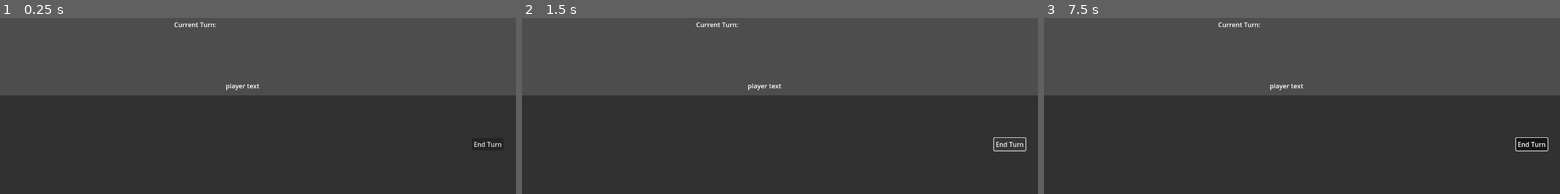
Above: before the commit, frames 1-3 (left to right).
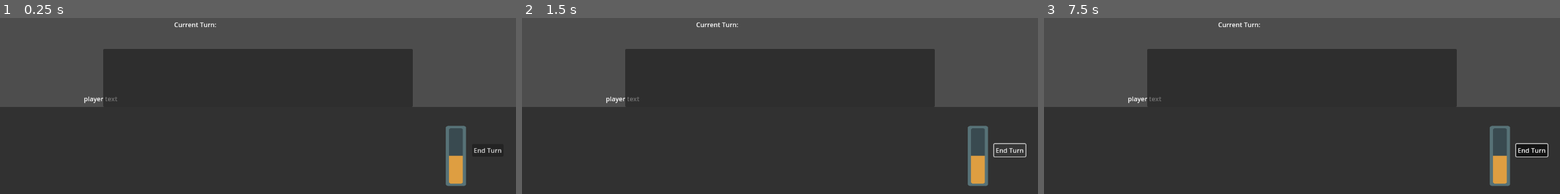
Above: after the commit, the same moments.

Repository: areardon1928/hayisforhonses
Game: Godot game, scene res://board/game_board.tscn
Same seed, same stepped clock (60 frames per second), same inputs: the game is played once before the commit and once after it. This scene is started directly instead of the project's main scene. The engine's default icon, where the game draws it, is replaced by a stand-in: a white triangle on a blue panel in a dark square.
Inputs (mouse positions are in pixels of both pictures, inside the frame that each line leads up to):
- Up to frame 1 (0.25 s): no input
- Up to frame 2 (1.5 s): click "End Turn" at 0.5 s; click "End Turn" at 1.25 s
- Up to frame 3 (7.5 s): click "End Turn" at 2 s; tap Enter at 2.75, 4.25, 5.75 s; move the mouse to (1415, 33) at 2.77 s; hold Space (ui_select) 2.78-3.53 s; move the mouse to (1198, 63) at 3.52 s; tap Space (ui_select) at 3.6, 3.77, 4.07, 5.1, 5.27, 5.57, 6.6, 6.77, 7.07 s; move the mouse to (outside the picture) at 4.27 s; hold Space (ui_select) 4.28-5.03 s; move the mouse to (1276, 107) at 5.02 s; move the mouse to (1456, 91) at 5.77 s; hold Space (ui_select) 5.78-6.53 s; move the mouse to (outside the picture) at 6.52 s; move the mouse to (1327, 49) at 7.27 s; hold Space (ui_select) from 7.28 s (still down)

The runs differ from the first frame. In frame 1, 20% of the frame differs, in the area x 0-100%, y 17-96%; in frame 2, 20%; in frame 3, 20%.
Error before the commit: Invalid access to property or key 'player_name' on a base object of type 'Nil'. (res://board/game_board.gd:15)
Error after the commit: Invalid access to property or key 'player_name' on a base object of type 'Nil'. (res://board/game_board.gd:19)

Commit message:
create base haystack and turn management stuff

Diff:
--- a/board/board_components/base_card/card_element.gd
+++ b/board/board_components/base_card/card_element.gd
@@ -7,15 +7,20 @@
 const action_card_style: StyleBoxFlat = preload("res://board/board_components/base_card/card_styles/action_type_card.tres")
 const honse_card_style: StyleBoxFlat = preload("res://board/board_components/base_card/card_styles/honse_type_card.tres")
 
+signal card_clicked(card_index: int)
+
 @onready var title_label: Label = %Title
 @onready var picture_texture: TextureRect = %Picture
 @onready var description_label: Label = %Description
 
 var card: Card # used to create the card
+var card_index: int # used to keep track of where card is in the hand/board
+var is_mouse_over: bool = false # used to check if card is clicked
 
-static func create_card_element(base_card: Card) -> CardElement:
+static func create_card_element(base_card: Card, index: int) -> CardElement:
 	var new_card_element: CardElement = card_element_scene.instantiate()
 	new_card_element.card = base_card
+	new_card_element.card_index = index
 	return new_card_element
 
 # Called when the node enters the scene tree for the first time.
@@ -33,14 +38,19 @@
 	else:
 		add_theme_stylebox_override('panel', honse_card_style)
 
+func _input(event):
+	if event.is_action_pressed('ui_select') && is_mouse_over:
+		card_clicked.emit(card_index)
 
 func _on_mouse_entered():
 	scale = Vector2(1.2, 1.2)
 	z_index = 2
+	is_mouse_over = true
 
 func _on_mouse_exited():
 	scale = Vector2(1,1)
 	z_index = 0
+	is_mouse_over = false
 # Called every frame. 'delta' is the elapsed time since the previous frame.
 func _process(delta):
 	pass
--- a/board/board_components/base_card/card_element.tscn
+++ b/board/board_components/base_card/card_element.tscn
@@ -28,6 +28,7 @@
 pivot_offset = Vector2(56, 79)
 size_flags_horizontal = 4
 size_flags_vertical = 4
+tooltip_text = "ffff"
 theme_override_styles/panel = ExtResource("1_nek8r")
 script = ExtResource("2_ve65y")
 
--- a/board/game_board.gd
+++ b/board/game_board.gd
@@ -2,30 +2,32 @@
 
 @onready var end_turn_button: Button = %EndTurnButton
 @onready var player_hand: HBoxContainer = %PlayerHand
+@onready var player_haystack: HBoxContainer = %PlayerHaystack
+@onready var player_hay_progress_bar: TextureProgressBar = %PlayerHayProgressBar
+@onready var player_hay_count_label: Label = %PlayerHayCountLabel
 
 var local_turn_order: Array[int] = []
 
-var test_card_1: Card = Card.new(0, Card.CardType.ACTION, 'Honse 1', 'test honse 1', 'res://icon.svg')
-var test_card_2: Card = Card.new(0, Card.CardType.HAYSTACK, 'hay', 'please?', 'res://assets/og_honse.jpeg')
+# TODO: This board has the potential to get really big...probably worth splitting into
+#	smaller scenes later
 
 # Called when the node enters the scene tree for the first time.
 func _ready():
 	GameManager.new_turn_begun.connect(on_new_turn_begun)
+	GameManager.card_dealt.connect(_on_card_dealt)
 	end_turn_button.pressed.connect(_on_end_turn_pressed)
 	$PlayerLabel.text = GameManager.get_player_info_by_id(multiplayer.get_unique_id()).player_name
 
-	var card_element_1: CardElement = CardElement.create_card_element(test_card_1)
-	var card_element_2: CardElement = CardElement.create_card_element(test_card_2)
-	player_hand.add_child(card_element_1)
-	player_hand.add_child(card_element_2)
-
 	#set up board in clockwise fashion
 	set_local_turn_order()
+	# Load Initial cards
+	load_initial_hand()
 	refresh_elements()
-# Called every frame. 'delta' is the elapsed time since the previous frame.
 
 func refresh_elements():
-	%CurrentTurnLabel.text = GameManager.get_player_info_by_id(GameManager.turn_order_list[GameManager.current_turn_index]).player_name
+	%CurrentTurnLabel.text = GameManager.get_player_info_by_id(GameManager.get_current_turn_player_id()).player_name
+	player_hay_count_label.text = str(GameManager.current_player_hay_value)
+	player_hay_progress_bar.value = GameManager.current_player_hay_value
 	if (GameManager.turn_order_list[GameManager.current_turn_index]) == multiplayer.get_unique_id():
 		end_turn_button.disabled = false
 	else:
@@ -36,9 +38,29 @@
 	local_turn_order.append_array(GameManager.turn_order_list.slice(player_turn_index))
 	local_turn_order.append_array(GameManager.turn_order_list.slice(0, player_turn_index))
 
+func load_initial_hand():
+	var i = 0
+	for card in GameManager.current_player_hand:
+		var card_element = CardElement.create_card_element(card, i)
+		card_element.card_clicked.connect(_on_hand_card_clicked)
+		player_hand.add_child(card_element)
+		i += 1
+
 func on_new_turn_begun():
-	print('new turn')
 	refresh_elements()
+
+func _on_hand_card_clicked(card_index: int):
+	# Check if its players turn
+	if GameManager.get_current_turn_player_id() == multiplayer.get_unique_id():
+		print('PLAYER CLICKED CARD')
+		print(card_index)
+	else:
+		print('not your turn')
+
+func _on_card_dealt(new_card: Card, hand_index: int):
+	var card_element = CardElement.create_card_element(new_card, hand_index)
+	card_element.card_clicked.connect(_on_hand_card_clicked)
+	player_hand.add_child(card_element)
 
 func _on_end_turn_pressed():
 	GameManager.end_turn.rpc_id(1)
--- a/board/game_board.tscn
+++ b/board/game_board.tscn
@@ -1,6 +1,8 @@
-[gd_scene load_steps=3 format=3 uid="uid://dkjo312bqe7xp"]
+[gd_scene load_steps=5 format=3 uid="uid://dkjo312bqe7xp"]
 
 [ext_resource type="Script" path="res://board/game_board.gd" id="1_034lr"]
+[ext_resource type="Texture2D" uid="uid://b2gtmfcdyldpo" path="res://assets/hay_bar_bottom.png" id="2_ebbcu"]
+[ext_resource type="Texture2D" uid="uid://ca7rukxf16dwt" path="res://assets/hay_bar_progress.png" id="3_en7sv"]
 
 [sub_resource type="StyleBoxFlat" id="StyleBoxFlat_gg74d"]
 content_margin_left = 20.0
@@ -20,10 +22,10 @@
 
 [node name="PlayerLabel" type="Label" parent="."]
 layout_mode = 0
-offset_left = 560.0
-offset_top = 440.0
-offset_right = 644.0
-offset_bottom = 463.0
+offset_left = 208.0
+offset_top = 472.0
+offset_right = 292.0
+offset_bottom = 495.0
 text = "player text"
 
 [node name="CurrentTurnLabel" type="Label" parent="."]
@@ -46,7 +48,7 @@
 [node name="PlayerArea" type="PanelContainer" parent="."]
 layout_mode = 1
 anchors_preset = -1
-anchor_top = 0.66
+anchor_top = 0.7
 anchor_right = 1.0
 anchor_bottom = 1.0
 grow_horizontal = 2
@@ -69,6 +71,26 @@
 size_flags_vertical = 8
 alignment = 1
 
+[node name="VBoxContainer3" type="VBoxContainer" parent="PlayerArea/PanelContainer"]
+custom_minimum_size = Vector2(50, 0)
+layout_mode = 2
+
+[node name="PlayerHayCountLabel" type="Label" parent="PlayerArea/PanelContainer/VBoxContainer3"]
+unique_name_in_owner = true
+layout_mode = 2
+horizontal_alignment = 1
+
+[node name="PlayerHayProgressBar" type="TextureProgressBar" parent="PlayerArea/PanelContainer/VBoxContainer3"]
+unique_name_in_owner = true
+layout_mode = 2
+size_flags_vertical = 3
+max_value = 20.0
+value = 10.0
+fill_mode = 3
+nine_patch_stretch = true
+texture_under = ExtResource("2_ebbcu")
+texture_progress = ExtResource("3_en7sv")
+
 [node name="VBoxContainer2" type="VBoxContainer" parent="PlayerArea/PanelContainer"]
 custom_minimum_size = Vector2(100, 0)
 layout_mode = 2
@@ -80,3 +102,20 @@
 size_flags_horizontal = 4
 size_flags_vertical = 4
 text = "End Turn"
+
+[node name="PanelContainer" type="PanelContainer" parent="."]
+layout_mode = 1
+anchors_preset = -1
+anchor_left = 0.2
+anchor_top = 0.5
+anchor_right = 0.8
+anchor_bottom = 0.7
+grow_horizontal = 2
+grow_vertical = 0
+
+[node name="PlayerHaystack" type="HBoxContainer" parent="PanelContainer"]
+unique_name_in_owner = true
+layout_mode = 2
+size_flags_horizontal = 3
+size_flags_vertical = 8
+alignment = 1
--- a/project.godot
+++ b/project.godot
@@ -20,6 +20,7 @@
 GameManager="*res://singletons/game_manager.gd"
 UiManager="*res://singletons/ui_manager.gd"
 Utils="*res://singletons/utils.gd"
+CardLibrary="*res://singletons/card_library.gd"
 
 [display]
 
@@ -27,6 +28,16 @@
 window/size/viewport_height=720
 window/stretch/aspect="expand"
 
+[input]
+
+ui_select={
+"deadzone": 0.5,
+"events": [Object(InputEventJoypadButton,"resource_local_to_scene":false,"resource_name":"","device":0,"button_index":3,"pressure":0.0,"pressed":false,"script":null)
+, Object(InputEventKey,"resource_local_to_scene":false,"resource_name":"","device":0,"window_id":0,"alt_pressed":false,"shift_pressed":false,"ctrl_pressed":false,"meta_pressed":false,"pressed":false,"keycode":32,"physical_keycode":0,"key_label":0,"unicode":32,"echo":false,"script":null)
+, Object(InputEventMouseButton,"resource_local_to_scene":false,"resource_name":"","device":-1,"window_id":0,"alt_pressed":false,"shift_pressed":false,"ctrl_pressed":false,"meta_pressed":false,"button_mask":0,"position":Vector2(0, 0),"global_position":Vector2(0, 0),"factor":1.0,"button_index":1,"canceled":false,"pressed":false,"double_click":false,"script":null)
+]
+}
+
 [rendering]
 
 renderer/rendering_method="gl_compatibility"
--- a/resources/card_ class.gd
+++ b/resources/card_ class.gd
@@ -7,12 +7,20 @@
 var card_type: CardType = CardType.ACTION
 var card_name: String = 'Placeholder'
 var display_description: String = 'Placeholder Description'
-var image_path: String = "res://assets/og_honse.jpeg"
+var image_path: String  = "res://assets/og_honse.jpeg"
+
+# Haystack specific values
+var hay_value: int
 
 # Called when the node enters the scene tree for the first time.
-func _init(id: int, type: CardType, new_name: String, desc: String, img: String):
+func _init(id: int, type: CardType, new_name: String, desc: String, img: String, type_values: Dictionary = {}):
 	id = id
 	card_type = type
 	card_name = new_name
 	display_description = desc
 	image_path = img
+	if card_type == CardType.HAYSTACK:
+		set_haystack_details(type_values)
+
+func set_haystack_details(type_values):
+	hay_value = type_values['hay_value']
--- /dev/null
+++ b/resources/deck_manager.gd
@@ -0,0 +1,28 @@
+class_name DeckManager
+extends Node
+
+var deck: Array[int] = [] #An array of card ids which represents the current deck
+
+# Called when the node enters the scene tree for the first time.
+func _ready():
+	build_deck()
+
+func build_deck():
+	for i in range(0, CardLibrary.deck_composition.size()):
+		for j in range(0, CardLibrary.deck_composition[i]):
+			deck.append(i)
+	deck.shuffle()
+	print('DECK')
+	print(deck)
+
+# In the furture probably want this pull from a discard pile or something but for now I'll just
+# 	have it reset the whole deck
+func reshuffle_deck():
+	deck.clear()
+	build_deck()
+
+func get_next_card() -> Card:
+	var next_card: Card = CardLibrary.get_card_info_by_id(deck.pop_front())
+	if deck.is_empty():
+		reshuffle_deck()
+	return next_card
--- /dev/null
+++ b/resources/deck_manager.tscn
@@ -0,0 +1,6 @@
+[gd_scene load_steps=2 format=3 uid="uid://dn6tsm5u34xhq"]
+
+[ext_resource type="Script" path="res://resources/deck_manager.gd" id="1_bvy0a"]
+
+[node name="DeckManager" type="Node"]
+script = ExtResource("1_bvy0a")
--- /dev/null
+++ b/singletons/card_library.gd
@@ -0,0 +1,42 @@
+extends Node
+
+# List of all cards and their attributes
+const card_definitions = {
+	0: {
+		'id': 0,
+		'type': Card.CardType.HAYSTACK,
+		'title': 'Basic Haystack',
+		'description': '+1 Hay',
+		'img':  "res://assets/standard_hay.jpg",
+		'type_values': {
+			'hay_value': 1
+		}
+	},
+	1: {
+		'id': 1,
+		'type': Card.CardType.ACTION,
+		'title': 'ACTION CARD',
+		'description': 'This is the second card',
+		'img': "res://icon.svg",
+	}
+}
+# Used to store card info in Card format
+var card_master_list: Array[Card] = []
+
+# List of how many of each card should be put in the deck
+#	- Index is the id of the card, value is the amount
+const deck_composition: Array[int] = [3, 2]
+
+func _ready():
+	for key in card_definitions:
+		var new_card = card_definitions[key]
+		var type_vals = {}
+		if new_card.has('type_values'):
+			type_vals = new_card['type_values']
+		card_master_list.append(Card.new(new_card['id'], new_card['type'], new_card['title'], new_card['description'], new_card['img'], type_vals))
+
+func get_card_info_by_id(id: int) -> Card:
+	if id < card_master_list.size():
+		return card_master_list[id]
+	else:
+		return null
--- a/singletons/game_manager.gd
+++ b/singletons/game_manager.gd
@@ -7,11 +7,28 @@
 
 signal new_turn_begun()
 
+signal card_dealt(card: Card, hand_index: int)
+
+
 var players_info: Array[PlayerInfo] = []
 
 # Turn Management vars
 var turn_order_list: Array = [] #array of player ids which indicates turn order
 var current_turn_index: int = 0      #reference to the index of the current turn in the order list
+
+const BASE_PLAYER_ACTIONS: int = 2
+const BASE_PLAYER_HAYSTACKS: int = 1
+var player_actions_remaining: int = 2
+var player_haystacks_remaining: int = 1
+
+#Server managed vars
+const deck_manager_scene: PackedScene = preload("res://resources/deck_manager.tscn")
+var deck_manager: DeckManager
+
+# Local player_hand vars
+var current_player_hand: Array = [] # Array of Card elements which store players current hand
+var current_player_haystack: Array = [] # Array of Card elements which store players haystack
+var current_player_hay_value: int = 0
 
 # Called when the node enters the scene tree for the first time.
 func _ready():
@@ -50,6 +67,11 @@
 func setup_game():
 	for player in players_info:
 		turn_order_list.append(player.id)
+	deck_manager = deck_manager_scene.instantiate()
+	get_tree().root.add_child(deck_manager)
+		# deal starting cards
+	for id in turn_order_list:
+		deal_card.rpc_id(id, deck_manager.get_next_card())
 	set_inital_game_info.rpc(turn_order_list)
 
 @rpc("authority", "call_local")
@@ -57,15 +79,23 @@
 	# Do intial set up for players
 	if !multiplayer.is_server():
 		turn_order_list = initial_turn_order
+
 	GameManager.game_setup_complete.emit()
 
 #endregion
 
 #region Turn Management
+func get_current_turn_player_id() -> int:
+	return turn_order_list[current_turn_index]
+
 @rpc('authority', 'call_local')
 func start_new_turn(turn_index: int):
 	current_turn_index = turn_index
 	new_turn_begun.emit()
+	if (multiplayer.get_unique_id() == turn_order_list[current_turn_index]):
+		player_actions_remaining = BASE_PLAYER_ACTIONS
+		player_haystacks_remaining = BASE_PLAYER_HAYSTACKS
+		request_new_card.rpc_id(1) # request draw card
 
 @rpc('any_peer', 'call_local')
 func end_turn():
@@ -76,3 +106,20 @@
 		if current_turn_index >= turn_order_list.size():
 			current_turn_index = 0
 		start_new_turn.rpc(current_turn_index)
+
+@rpc('any_peer', 'call_local')
+func request_new_card():
+	print('requesting card')
+	print(multiplayer.get_remote_sender_id())
+	deal_card.rpc_id(multiplayer.get_remote_sender_id(), deck_manager.get_next_card())
+
+#region Hand Management
+@rpc('authority', 'call_local')
+func deal_card(new_card):
+	# Apparently sending cards over the wire causes them to be encoded, this way gets around it
+	# 	- Calling this from server does not encode card
+	var card_obj = new_card
+	if (new_card.get_class() == 'EncodedObjectAsID'):
+		card_obj = instance_from_id(new_card.object_id)
+	current_player_hand.append(card_obj)
+	card_dealt.emit(card_obj, current_player_hand.size() - 1)
Binary file added: assets/hay_bar_bottom.png
Not shown, added: assets/hay_bar_bottom.png.import
Binary file added: assets/hay_bar_progress.png
Not shown, added: assets/hay_bar_progress.png.import
Binary file added: assets/standard_hay.jpg
Not shown, added: assets/standard_hay.jpg.import
